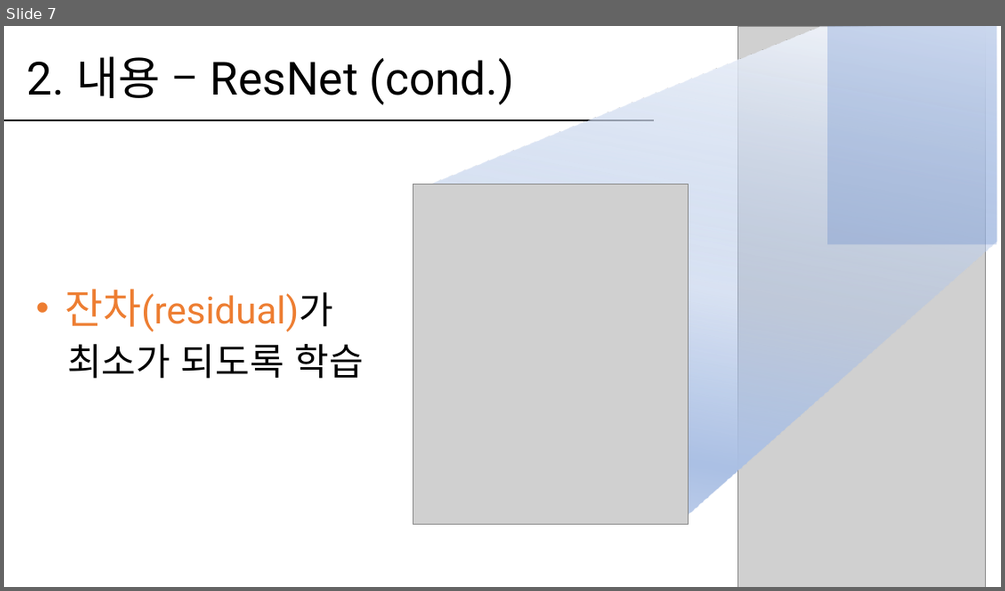
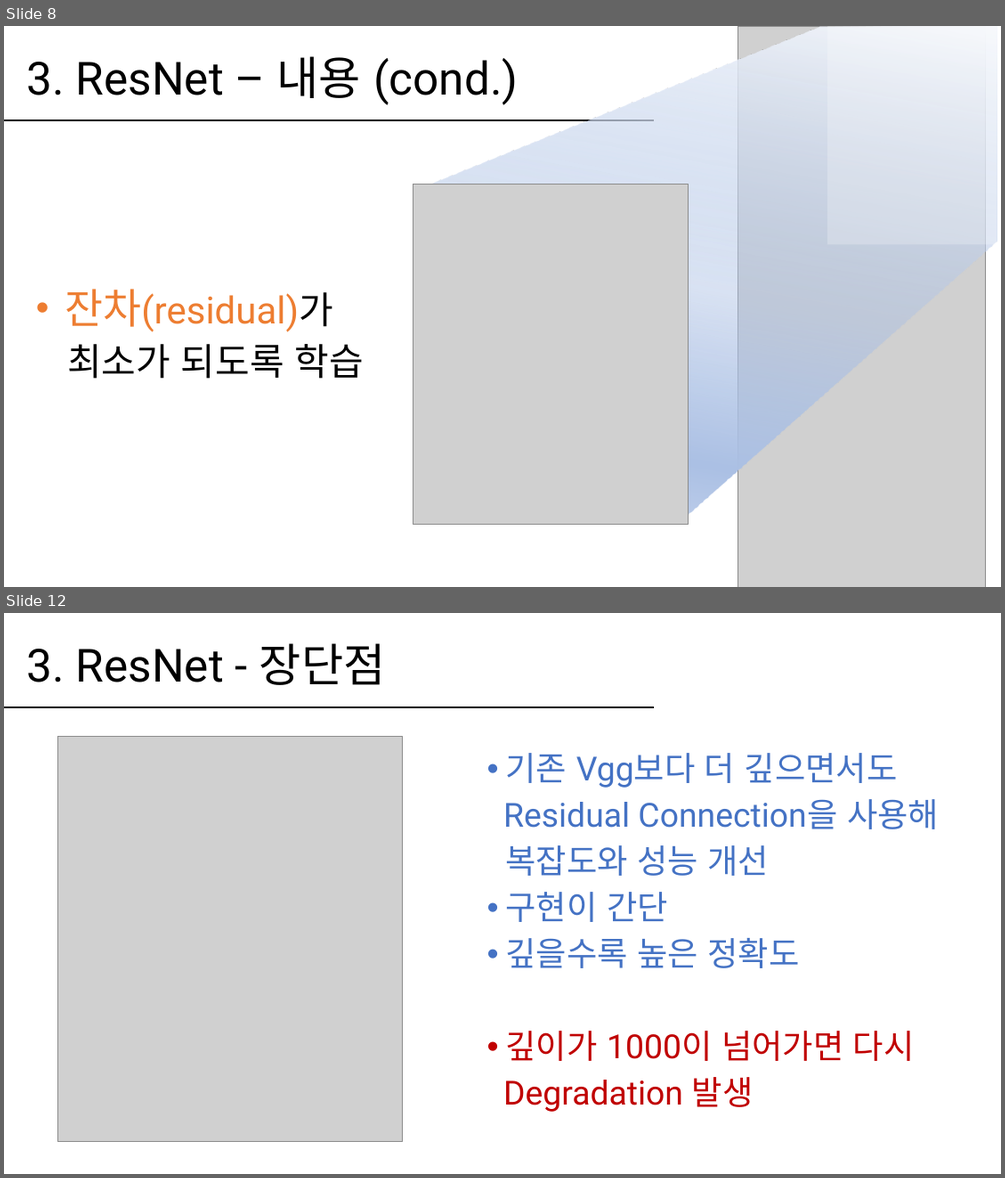
Before and after one commit to hanabzu/Computer-Vision-Project, a slide deck: report/발표_20154532.pptx. Shown one above the other, each under a label of ours: slide 7 before the commit, slides 8 and 12 after it; the slides between them are not shown. The pictures are 1005x591 and 1005x1178 pixels, drawn with LibreOffice and Linux fonts; fonts in the diff are those of the drawing; grey boxes stand for pictures. Boxes give left, top, right and bottom in pixels: in the first picture for what was removed or moved away, otherwise in the second. Text is boxed around its words. In the diff, an @@ line names an element or a change of style, - is before the commit and + after.

```diff
--- a/report/발표_20154532.pptx
+++ b/report/발표_20154532.pptx
@@ slide 12 added at (x1=4, y1=613, x2=1001, y2=1174), background #FFFFFF @@
@@ title added at (x1=27, y1=643, x2=386, y2=685), 44 pt, text #000000 @@
+3. ResNet - 장단점
@@ line added from (4, 708) to (655, 708), #000000 1.5 pt @@
@@ picture added at (x1=58, y1=737, x2=403, y2=1142) @@
@@ text added at (x1=503, y1=753, x2=938, y2=1111), 32 pt, text #4472C4 @@
+• 기존 Vgg보다 더 깊으면서도
+Residual Connection을 사용해
+복잡도와 성능 개선
+• 구현이 간단
+• 깊을수록 높은 정확도
+• 깊이가 1000이 넘어가면 다시
+Degradation 발생
@@ what was slide 7 is now slide 8 @@
@@ slide 8 changed as well @@
@@ rectangle at (x1=827, y1=26, x2=996, y2=244): fill #4472C4 at 24% opacity to #FFFFFF at 24% opacity @@
@@ title at (x1=27, y1=56, x2=518, y2=105): text changed @@
-2. 내용 – ResNet (cond.)
+3. ResNet – 내용 (cond.)
```
Also in this commit, not shown: 5 other slides changed, 13 other slides added, 6 slides removed, 2 other files.
